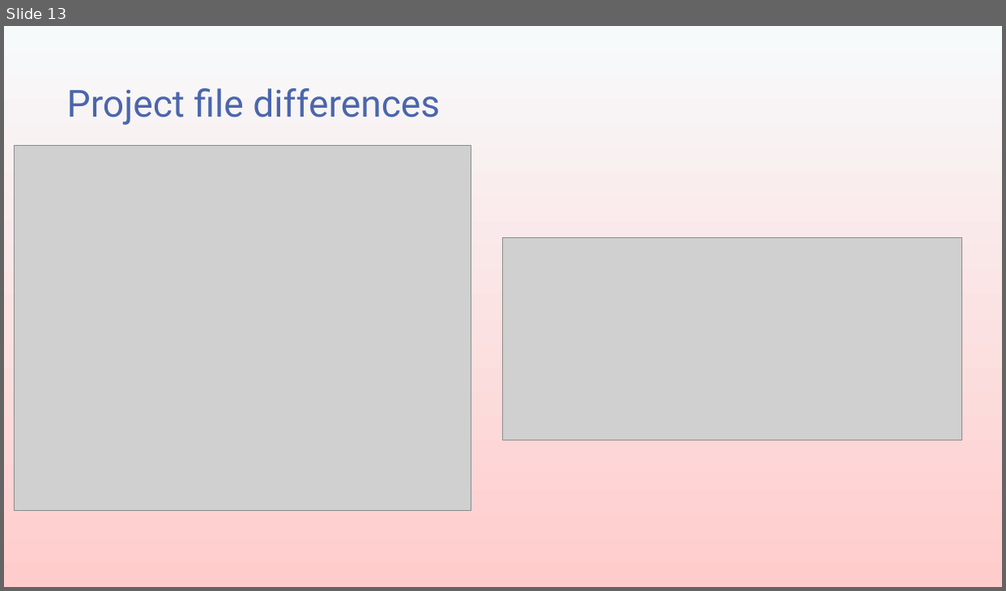
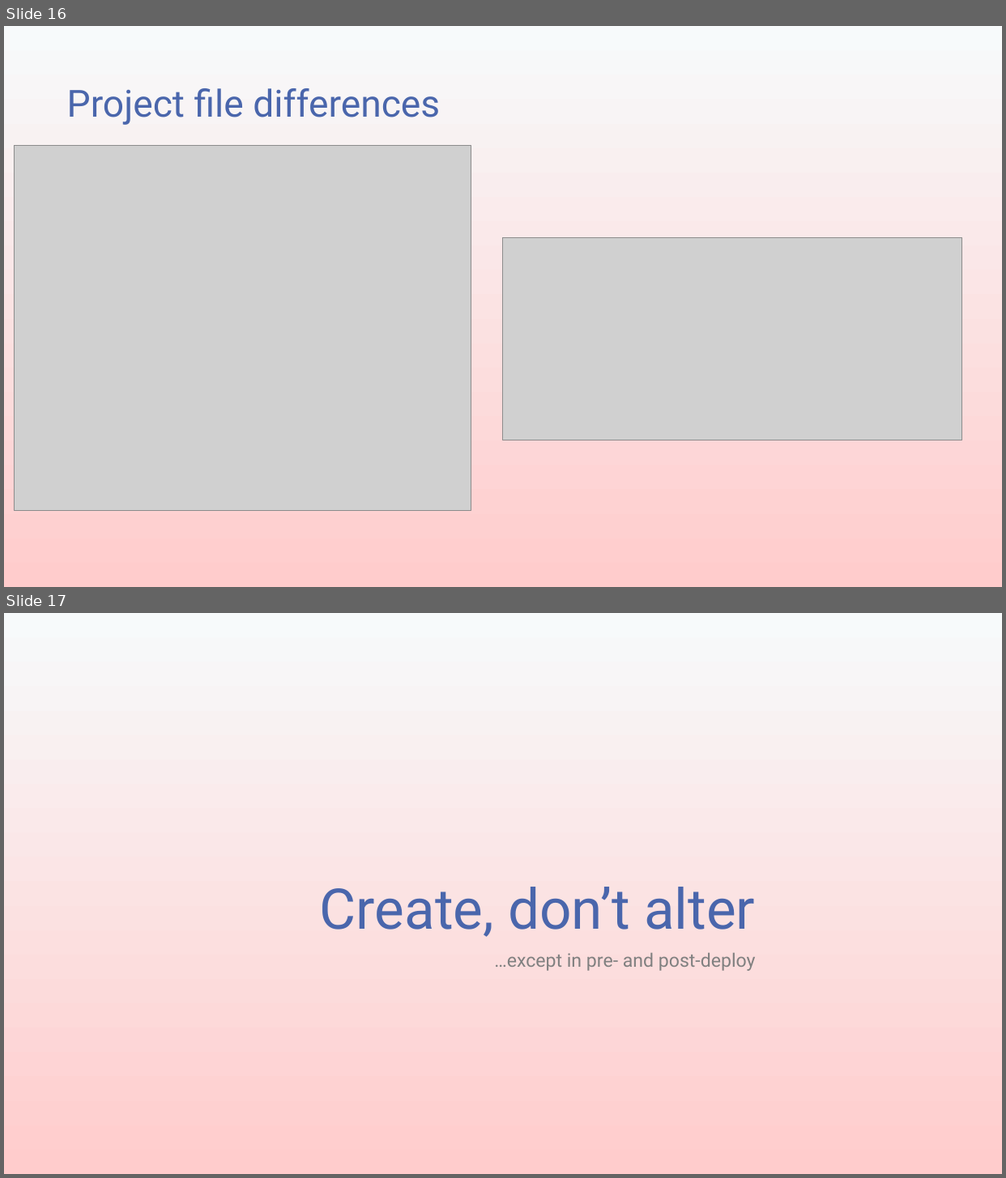
Before and after one commit to transmokopter/Presentations, a slide deck: an-introduction-to-sql-server-database-projects/an-introduction-to-sql-server-database-projects.pptx. Shown one above the other, each under a label of ours: slide 13 before the commit, slides 16 and 17 after it. The pictures are 1006x591 and 1006x1178 pixels, drawn with LibreOffice and Linux fonts; fonts in the diff are those of the drawing; grey boxes stand for pictures; background and template pictures are left out. Boxes give left, top, right and bottom in pixels: in the first picture for what was removed or moved away, otherwise in the second. Text is boxed around its words. In the diff, an @@ line names an element or a change of style, - is before the commit and + after.

```diff
--- a/an-introduction-to-sql-server-database-projects/an-introduction-to-sql-server-database-projects.pptx
+++ b/an-introduction-to-sql-server-database-projects/an-introduction-to-sql-server-database-projects.pptx
@@ slide 17 added at [4, 613, 1002, 1174], background gradient #F7FAFB to #FFCCCC @@
@@ title added at [320, 887, 755, 937], 54 pt, text #4A66AC @@
+Create, don’t alter
@@ subtitle added at [494, 952, 756, 971], 18 pt, text #808080 @@
+…except in pre- and post-deploy
@@ what was slide 13 is now slide 16 @@
```
Also in this commit, not shown: 2 slides changed, 8 other slides added, 19 other files.
